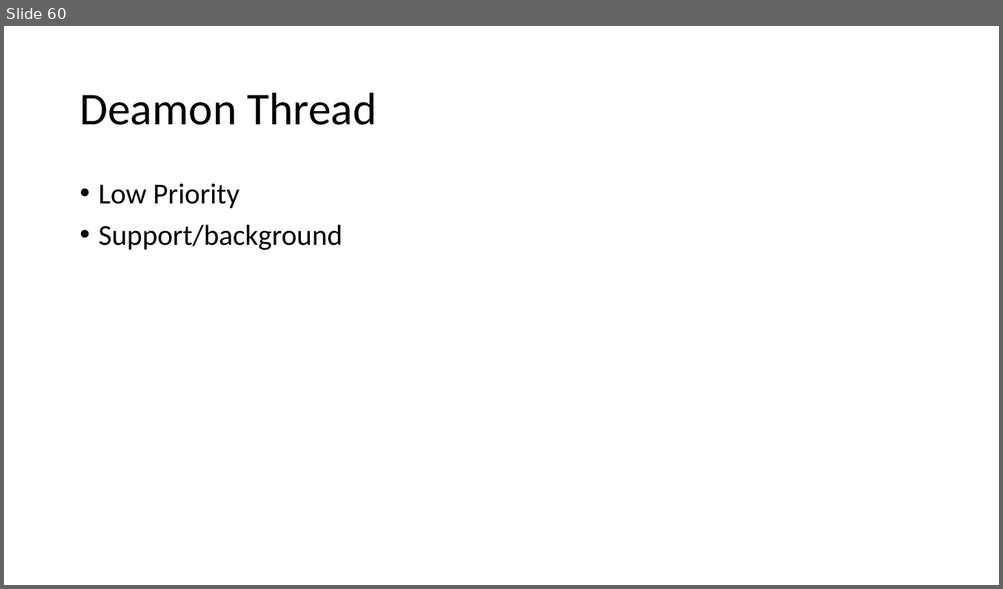
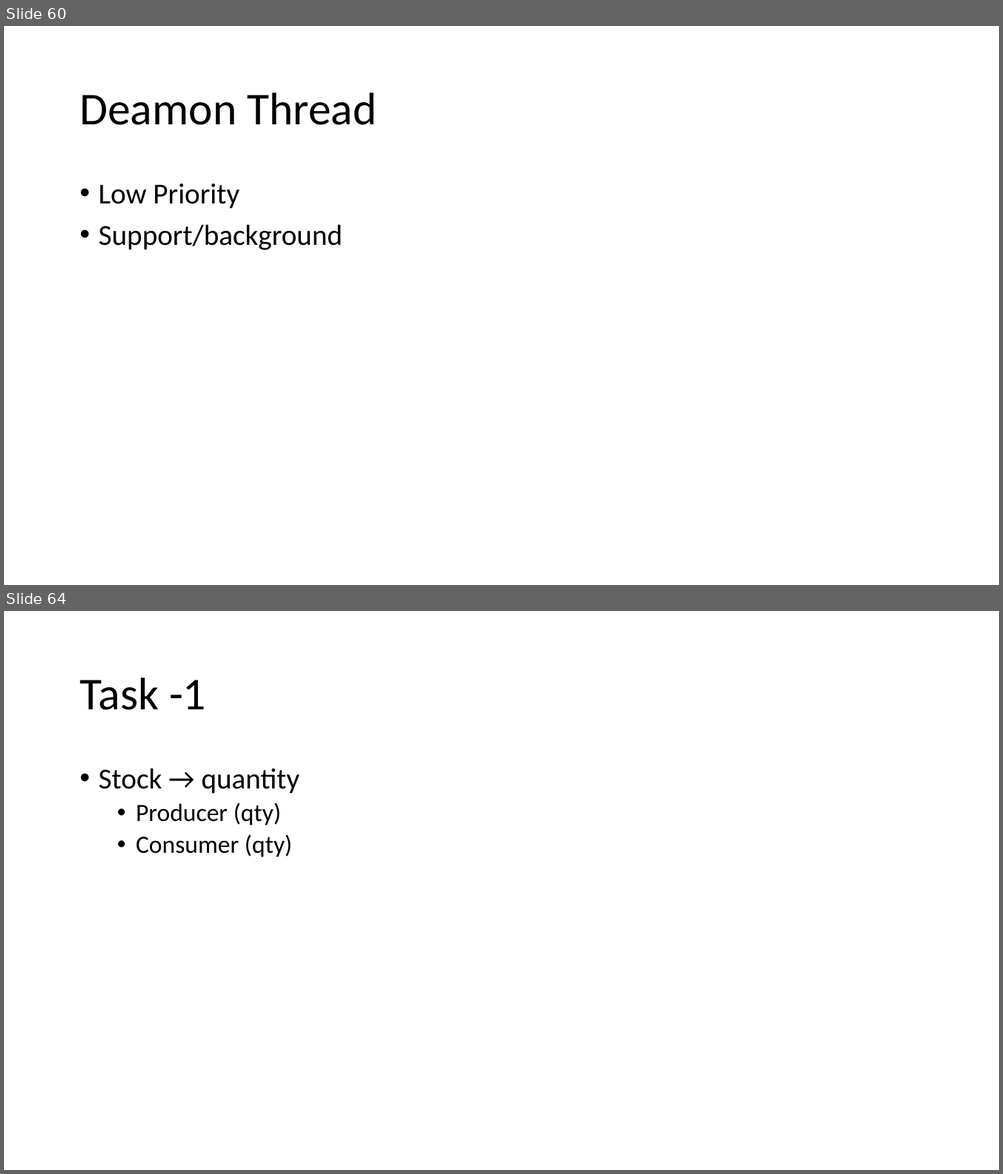
Before and after one commit to caprepo/java-jul, a slide deck: Java.pptx. Shown one above the other, each under a label of ours: slide 60 before the commit, slides 60 and 64 after it; the slides between them are not shown. The pictures are 1003x589 and 1003x1174 pixels, drawn with LibreOffice and Linux fonts; fonts in the diff are those of the drawing. Boxes give left, top, right and bottom in pixels: in the first picture for what was removed or moved away, otherwise in the second. Text is boxed around its words. In the diff, an @@ line names an element or a change of style, - is before the commit and + after.

```diff
--- a/Java.pptx
+++ b/Java.pptx
@@ slide 64 added at (4,611,999,1170), background #FFFFFF @@
@@ title added at (79,678,206,710), 44 pt, text #000000 @@
+Task -1
@@ text added at (99,768,300,857), 24 pt, text #000000 @@
+• Stock → quantity
+  • Producer (qty)
+  • Consumer (qty)
```
Also in this commit, not shown: 21 other slides added, 1 other file.
